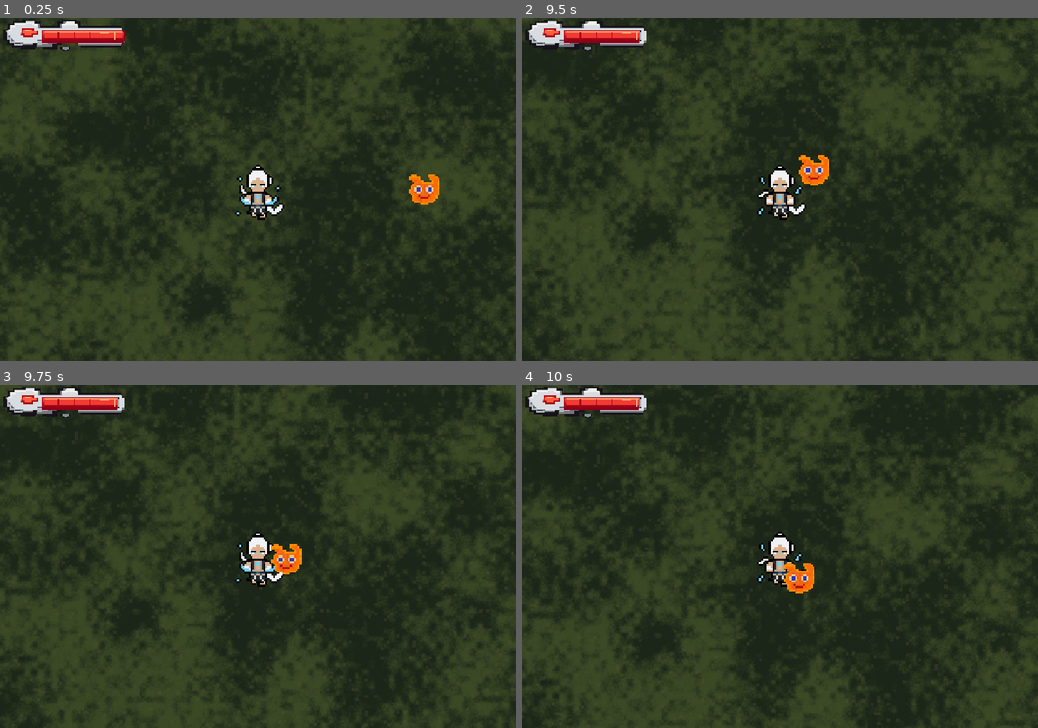
Above: before the commit, frames 1-4 (two rows, left to right).
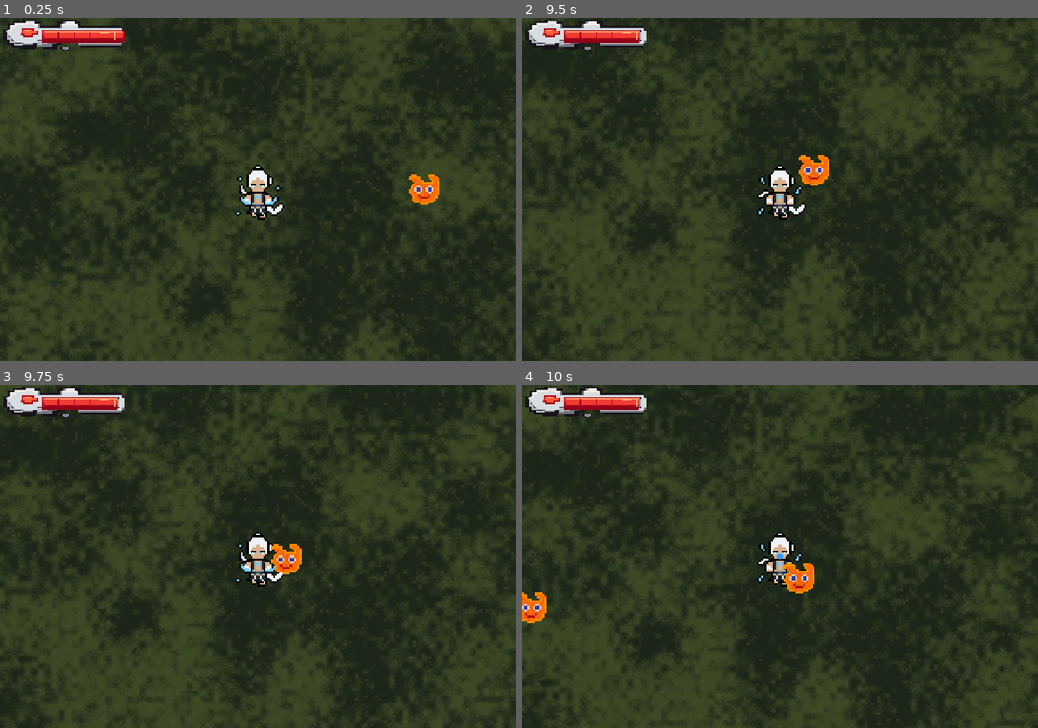
Above: after the commit, the same moments.

Repository: WolfScarlet47/FantasyOdyssey
Game: Godot game, scene res://assets/Scenaries/forest.tscn
The game is run twice, just before and just after one commit, with the same random seed, the same clock (stepped at 60 frames per second) and the same inputs.
Inputs:
- Up to frame 1 (0.25 s): no input
- Up to frame 2 (9.5 s): hold Right (ui_right) 0.53-1.28 s; hold Down (ui_down) 1.28-2.03 s; hold Right (ui_right) 2.03-2.78 s; hold Up (ui_up) 2.78-3.53 s; hold Left (ui_left) 3.53-5.03 s; hold Down (ui_down) 5.03-5.78 s; hold Right (ui_right) 5.78-6.53 s; hold Up (ui_up) 6.53-7.28 s; hold Right (ui_right) 7.28-8.03 s; hold Down (ui_down) 8.03-8.78 s; hold Left (ui_left) from 8.78 s (still down)
- Up to frame 3 (9.75 s): release Left (ui_left) at 9.53 s; hold Up (ui_up) from 9.53 s (still down)
- Up to frame 4 (10 s): keep holding Up (ui_up)

Frames 1-3 are identical in both runs. In frame 4, 0.4% of the frame differs, in the area x 0-51%, y 49-70%.

Commit message:
Añade disparo automático y aparición de enemigos

Diff:
--- a/assets/Scenaries/animated_sprite_2d.gd
+++ b/assets/Scenaries/animated_sprite_2d.gd
@@ -5,52 +5,128 @@
 const MARGEN_LIMITE: float = 32.0
 const VIDA_MAXIMA: float = 100.0
 const DANIO_POR_SEGUNDO: float = 5.0
+const ALCANCE_DISPARO: float = 250.0
+const MAX_ENEMIGOS: int = 10
+
+const ESCENA_ENEMIGO: PackedScene = preload("res://assets/Scenaries/enemy.tscn")
+const ESCENA_PROYECTIL: PackedScene = preload("res://assets/Scenaries/projectile.tscn")
 
 var vida: float = VIDA_MAXIMA
 var enemigos_en_contacto: Array[Area2D] = []
 var barra_vida: TextureProgressBar
+var generador_aleatorio := RandomNumberGenerator.new()
 
 
 func _ready() -> void:
 	barra_vida = get_node("../HealthHUD/HealthBar") as TextureProgressBar
 	$DamageArea.area_entered.connect(_on_damage_area_entered)
 	$DamageArea.area_exited.connect(_on_damage_area_exited)
+	generador_aleatorio.randomize()
 	_actualizar_barra_vida()
+
+	# Los dos temporizadores funcionan por separado y esperan 10 segundos.
+	_crear_temporizador(10.0, _disparar_al_enemigo_mas_cercano)
+	_crear_temporizador(10.0, _crear_enemigo)
 
 
 func _process(delta: float) -> void:
-# Compruebo si el personaje sigue vivo (temporal)
+	# Si Zuo ha muerto, no puede moverse ni recibir más daño.
 	if vida <= 0.0:
 		return
 
-# Movimineto del personaje
+	# Movimiento del personaje.
 	var x: float = Input.get_axis("ui_left", "ui_right")
 	var y: float = Input.get_axis("ui_up", "ui_down")
 	var direccion: Vector2 = Vector2(x, y).normalized()
 	position += direccion * RAPIDEZ * delta
 
-# Control del mapa y limites de movimiento.
+	# Mantiene al personaje dentro de los límites del mapa.
 	position.x = clampf(position.x, MARGEN_LIMITE, TAMANO_MAPA.x - MARGEN_LIMITE)
 	position.y = clampf(position.y, MARGEN_LIMITE, TAMANO_MAPA.y - MARGEN_LIMITE)
 
-# Compruebo si algun enemigo esta tocando el personaje
+	# Si un enemigo está tocando a Zuo, le resta vida poco a poco.
 	if not enemigos_en_contacto.is_empty():
 		vida = maxf(0.0, vida - DANIO_POR_SEGUNDO * delta)
 		_actualizar_barra_vida()
-		if vida <= 0.0:    # Si la vida llega a 0 el personaje muere y desaparece.
+		if vida <= 0.0:
 			visible = false
 			$DamageArea.set_deferred("monitoring", false)
 
-# Añadimos los enemigos en contacto con el personaje a la zona de daño
+
+# Crea un temporizador independiente para cada acción automática.
+func _crear_temporizador(intervalo: float, accion: Callable) -> void:
+	var temporizador := Timer.new()
+	temporizador.wait_time = intervalo
+	temporizador.timeout.connect(accion)
+	add_child(temporizador)
+	temporizador.start()
+
+
+# Busca el enemigo más cercano que esté dentro de los 250 píxeles.
+func _disparar_al_enemigo_mas_cercano() -> void:
+	if vida <= 0.0 or not visible:
+		return
+
+	var enemigo_cercano: Area2D
+	var distancia_menor: float = ALCANCE_DISPARO
+
+	for nodo in get_tree().get_nodes_in_group("enemies"):
+		var enemigo := nodo as Area2D
+		if not is_instance_valid(enemigo):
+			continue
+
+		var distancia := global_position.distance_to(enemigo.global_position)
+		if distancia <= distancia_menor:
+			distancia_menor = distancia
+			enemigo_cercano = enemigo
+
+	# Si no hay enemigos cerca, este disparo se omite.
+	if not is_instance_valid(enemigo_cercano):
+		return
+
+	var proyectil := ESCENA_PROYECTIL.instantiate() as Area2D
+	get_parent().add_child(proyectil)
+	proyectil.global_position = global_position
+	proyectil.launch(global_position.direction_to(enemigo_cercano.global_position))
+
+
+# Crea enemigos alrededor de Zuo sin superar el máximo de diez.
+func _crear_enemigo() -> void:
+	if vida <= 0.0 or not visible:
+		return
+
+	if get_tree().get_nodes_in_group("enemies").size() >= MAX_ENEMIGOS:
+		return
+
+	# Prueba varias posiciones para encontrar una que quede dentro del mapa.
+	for intento in range(20):
+		var angulo := generador_aleatorio.randf_range(0.0, TAU)
+		var distancia := generador_aleatorio.randf_range(500.0, 750.0)
+		var posicion := global_position + Vector2.RIGHT.rotated(angulo) * distancia
+
+		if posicion.x < MARGEN_LIMITE or posicion.x > TAMANO_MAPA.x - MARGEN_LIMITE:
+			continue
+		if posicion.y < MARGEN_LIMITE or posicion.y > TAMANO_MAPA.y - MARGEN_LIMITE:
+			continue
+
+		var enemigo := ESCENA_ENEMIGO.instantiate() as Area2D
+		get_parent().add_child(enemigo)
+		enemigo.global_position = posicion
+		return
+
+
+# Añade a la lista los enemigos que entran en contacto con Zuo.
 func _on_damage_area_entered(area: Area2D) -> void:
 	if area.is_in_group("enemies") and not enemigos_en_contacto.has(area):
 		enemigos_en_contacto.append(area)
 
-# Eliminamos del daño a los enemigos de los que se aleja le personaje.
+
+# Quita de la lista a los enemigos que dejan de tocar a Zuo.
 func _on_damage_area_exited(area: Area2D) -> void:
 	enemigos_en_contacto.erase(area)
 
-# Actualizo el daño en la barra de vida
+
+# Actualiza la barra de vida.
 func _actualizar_barra_vida() -> void:
 	if is_instance_valid(barra_vida):
 		barra_vida.value = vida
